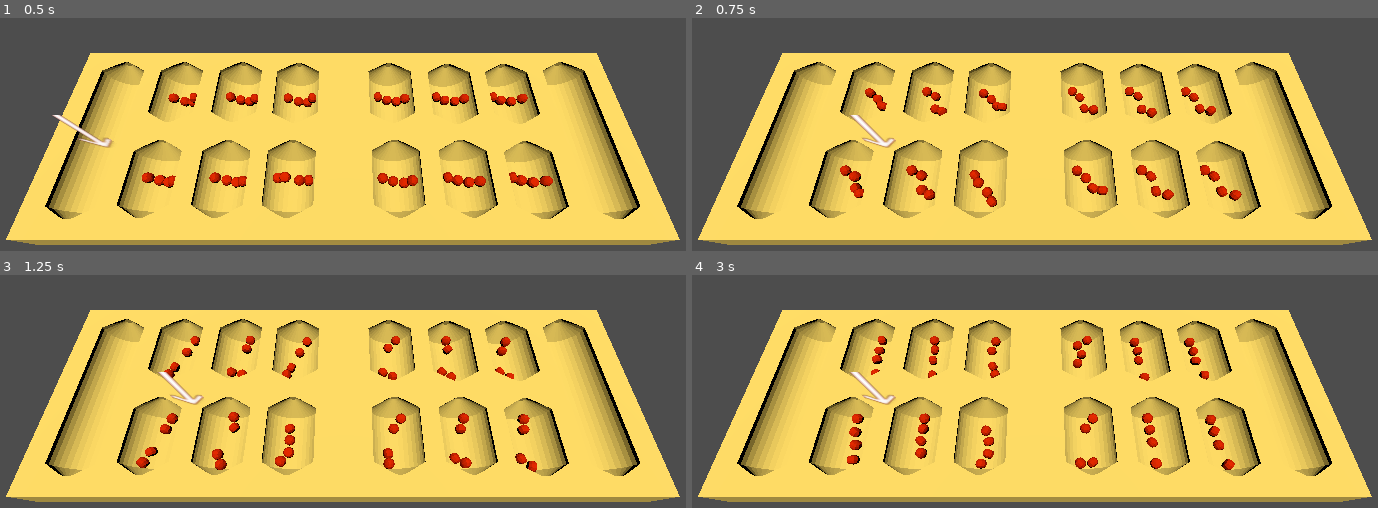
Above: before the commit, frames 1-4 (two rows, left to right).
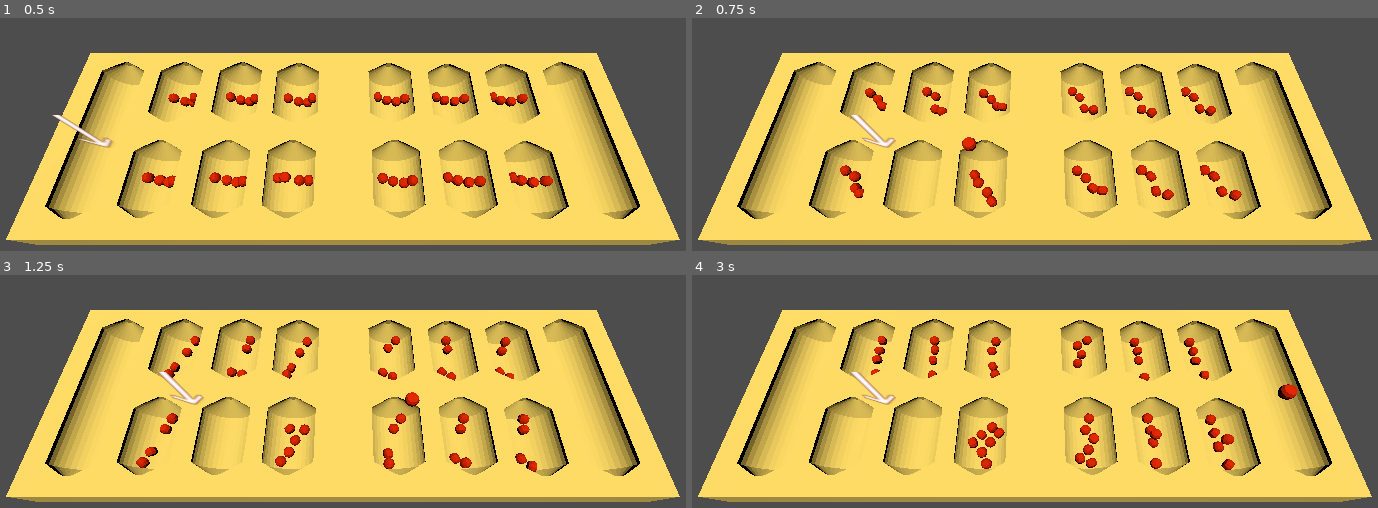
Above: after the commit, the same moments.

Repository: sym-z/3d-mancala
Game: Godot game, scene res://sample_scene.tscn
The game is run twice, just before and just after one commit, with the same random seed, the same clock (stepped at 60 frames per second) and the same inputs. The project has no main scene, so this scene is started directly.
Inputs:
- Up to frame 1 (0.5 s): no input
- Up to frame 2 (0.75 s): hold Right (ui_right) from 0.53 s (still down); hold Space (ui_select) from 0.53 s (still down)
- Up to frame 3 (1.25 s): keep holding Right (ui_right); keep holding Space (ui_select)
- Up to frame 4 (3 s): release Right (ui_right) at 1.28 s; release Space (ui_select) at 1.28 s; hold Left (ui_left) 1.28-2.03 s; tap Space (ui_select) at 1.35, 1.52, 1.82, 2.85 s; hold Space (ui_select) 2.03-2.78 s; hold Right (ui_right) from 2.03 s (still down)

Frame 1 is identical in both runs. In frame 2, 0.3% of the frame differs, in the area x 31-42%, y 51-79%; in frame 3, 0.5%; in frame 4, 1.7%, in the area x 22-89%, y 46-84%.

Commit message:
basic behavior coded

Diff:
--- a/src/level_script.gd
+++ b/src/level_script.gd
@@ -14,6 +14,7 @@
 enum TURN {ONE,TWO}
 var curr_turn : TURN = TURN.ONE
 const NUM_BANKS : int = 6
+const TOTAL_BANKS : int = 13
 var selected_bank : int = 0
 
 
@@ -23,6 +24,8 @@
 	arrow_pointer.global_position = p1_marker_banks[selected_bank].global_position
 	board_setup()
 
+
+#region Game Setup
 func board_setup():
 	# Fill each players side with STARTING_AMT pieces.
 	fill_bank(p1_marker_banks)
@@ -36,7 +39,7 @@
 			bank.add_child(piece_inst)
 			piece_inst.global_position = bank.global_position
 	pass
-
+#endregion
 
 #region Input Handling
 func _input(event):
@@ -44,6 +47,8 @@
 		move_left()
 	if event.is_action_pressed("ui_right"):
 		move_right()
+	if event.is_action_pressed("ui_select"):
+		choose_bank()
 
 func move_left():
 	#TODO: Check turn
@@ -64,3 +69,52 @@
 func set_selection(bank_num : int):
 	arrow_pointer.global_position = p1_marker_banks[bank_num].global_position
 #endregion
+
+#region Bank Choice
+func choose_bank():
+	var parent : Marker3D
+	# Identify the current turn
+	if curr_turn == TURN.ONE:
+		# Identify correct parent
+		parent = p1_marker_banks[selected_bank]
+	else:
+		parent = p2_marker_banks[selected_bank]
+	var piece_amt : int = parent.get_child_count()
+	if piece_amt > 0:
+		# Delete all children
+		for piece in parent.get_children():
+			piece.call_deferred("queue_free")
+		# Iterate through, placing one piece per hop, remembering to place one piece in the current player's bank
+		# Keep track of final bank
+		var final_bank_num : int = -1
+		#TODO ADD AWAIT TIMER
+		if curr_turn == TURN.ONE:
+			for i in range(1,piece_amt+1):
+				var curr_bank = selected_bank + i
+				if curr_bank == NUM_BANKS:
+					#TESTED
+					place_piece(p1_marker_home)
+				# OVERFLOW BACK TO P1
+				elif curr_bank > TOTAL_BANKS:
+					print("OVERFLOW: " , curr_bank % TOTAL_BANKS)
+				# OVERFLOW INTO P2
+				elif curr_bank > NUM_BANKS:
+					place_piece(p2_marker_banks[curr_bank % (NUM_BANKS+1)])
+				else:
+					#TESTED
+					place_piece(p1_marker_banks[curr_bank])
+				await get_tree().create_timer(0.5).timeout
+				# For end turn logic
+				final_bank_num = selected_bank + i
+			print("SELECTED BANK: ", selected_bank)
+			print("FINAL BANK: ", final_bank_num % (NUM_BANKS+1))
+		pass
+	else:
+		print("NO PIECES IN SELECTED BANK")
+
+# Similarly to fill banks, used when iterating through banks after choice.
+
+func place_piece(bank: Marker3D):
+	var piece_inst : RigidBody3D = piece_scn.instantiate()
+	bank.add_child(piece_inst)
+	piece_inst.global_position = bank.global_position
